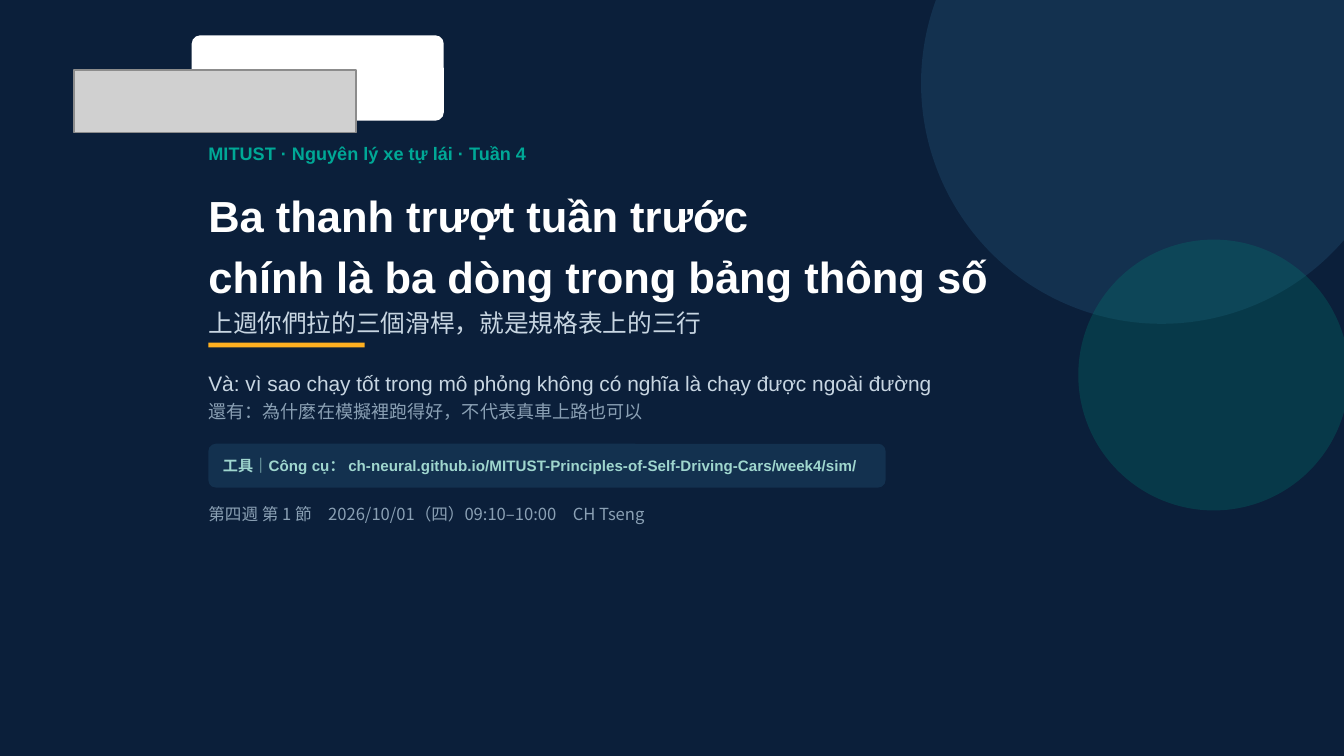
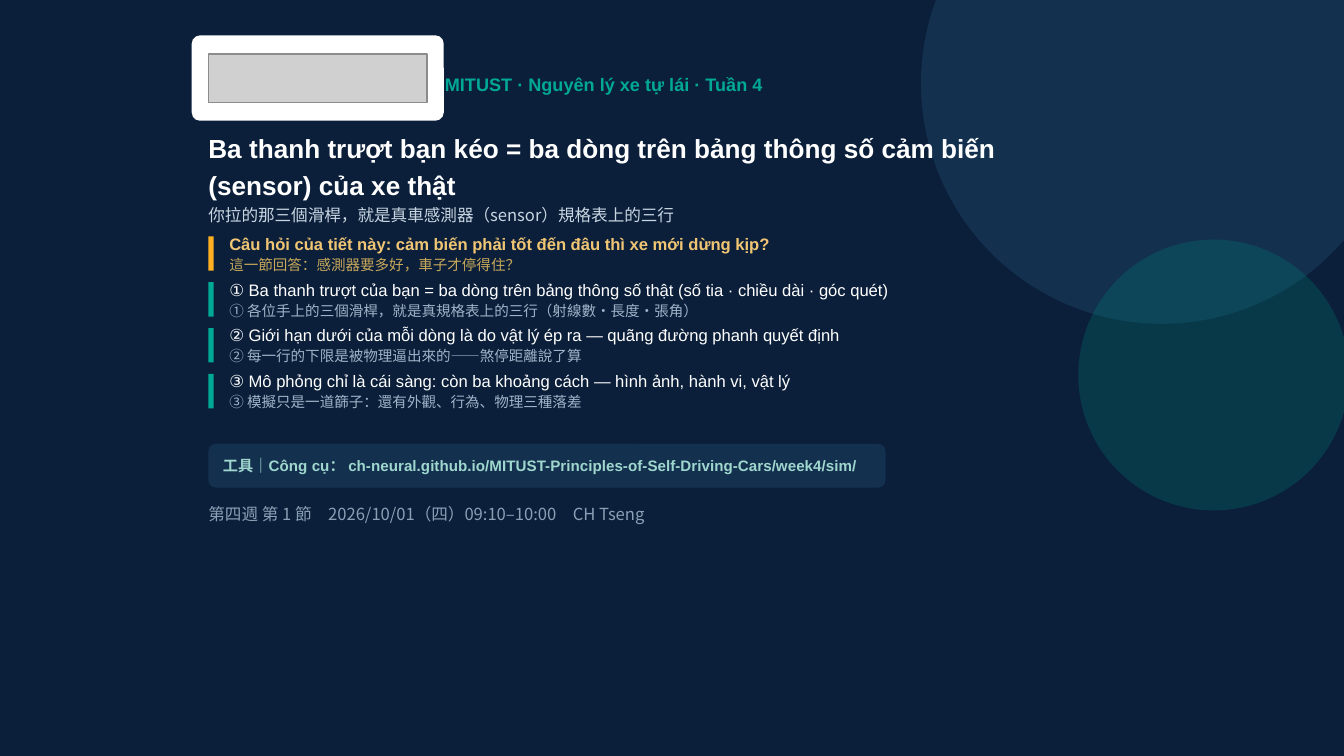
Before and after one commit to ch-neural/MITUST-Principles-of-Self-Driving-Cars, a slide deck: slide 1 of 第四週(10-01)/第四週_第1節_簡報.pptx. Drawn at 1344x756 pixels with LibreOffice and Linux fonts; fonts in the diff are those of the drawing; grey boxes stand for pictures. Boxes give left, top, right and bottom in pixels: in the first picture for what was removed or moved away, otherwise in the second. Text is boxed around its words. In the diff, an @@ line names an element or a change of style, - is before the commit and + after.

```diff
--- a/第四週(10-01)/第四週_第1節_簡報.pptx
+++ b/第四週(10-01)/第四週_第1節_簡報.pptx
@@ picture: place and size @@
-picture at bbox=[74, 70, 356, 132]
+picture at bbox=[208, 54, 427, 102]
@@ text "MITUST · Nguyên lý xe ...": place and size @@
-text "MITUST · Nguyên lý xe ..." at bbox=[208, 146, 526, 164]
+text "MITUST · Nguyên lý xe ..." at bbox=[445, 77, 762, 95]
@@ text at bbox=[208, 138, 995, 223]: text changed; size 23.3 to 14 pt @@
-Ba thanh trượt tuần trước
-chính là ba dòng trong bảng thông số
-上週你們拉的三個滑桿，就是規格表上的三行
+Ba thanh trượt bạn kéo = ba dòng trên bảng thông số cảm biến (sensor) của xe thật
+你拉的那三個滑桿，就是真車感測器（sensor）規格表上的三行
@@ rectangle added at bbox=[208, 237, 214, 271], fill #FFB020 @@
@@ text added at bbox=[229, 237, 769, 272], 8.9 pt, text #F0C674, bold @@
+Câu hỏi của tiết này: cảm biến phải tốt đến đâu thì xe mới dừng kịp?
+這一節回答：感測器要多好，車子才停得住？
@@ rectangle added at bbox=[208, 282, 214, 317], fill #00A896 @@
@@ text added at bbox=[229, 283, 888, 318], 8.9 pt, text #FFFFFF @@
+① Ba thanh trượt của bạn = ba dòng trên bảng thông số thật (số tia · chiều dài · góc quét)
+① 各位手上的三個滑桿，就是真規格表上的三行（射線數・長度・張角）
@@ rectangle added at bbox=[208, 328, 214, 363], fill #00A896 @@
@@ text added at bbox=[229, 328, 839, 362], 8.9 pt, text #FFFFFF @@
+② Giới hạn dưới của mỗi dòng là do vật lý ép ra — quãng đường phanh quyết định
+② 每一行的下限是被物理逼出來的——煞停距離說了算
@@ rectangle removed at bbox=[208, 343, 364, 347] @@
@@ text removed at bbox=[208, 375, 931, 420] @@
-Và: vì sao chạy tốt trong mô phỏng không có nghĩa là chạy được ngoài đường
-還有：為什麼在模擬裡跑得好，不代表真車上路也可以
@@ rectangle added at bbox=[208, 374, 214, 409], fill #00A896 @@
@@ text added at bbox=[229, 374, 790, 408], 8.9 pt, text #FFFFFF @@
+③ Mô phỏng chỉ là cái sàng: còn ba khoảng cách — hình ảnh, hành vi, vật lý
+③ 模擬只是一道篩子：還有外觀、行為、物理三種落差
```
Also in this commit, not shown: 15 other slides changed, 12 slides added, 2 slides removed, 3 other files.
